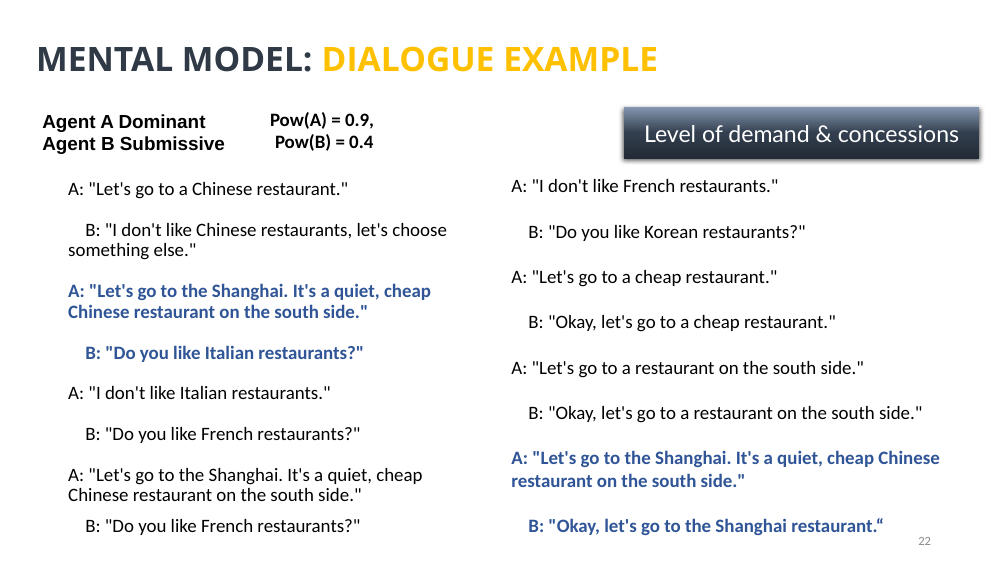
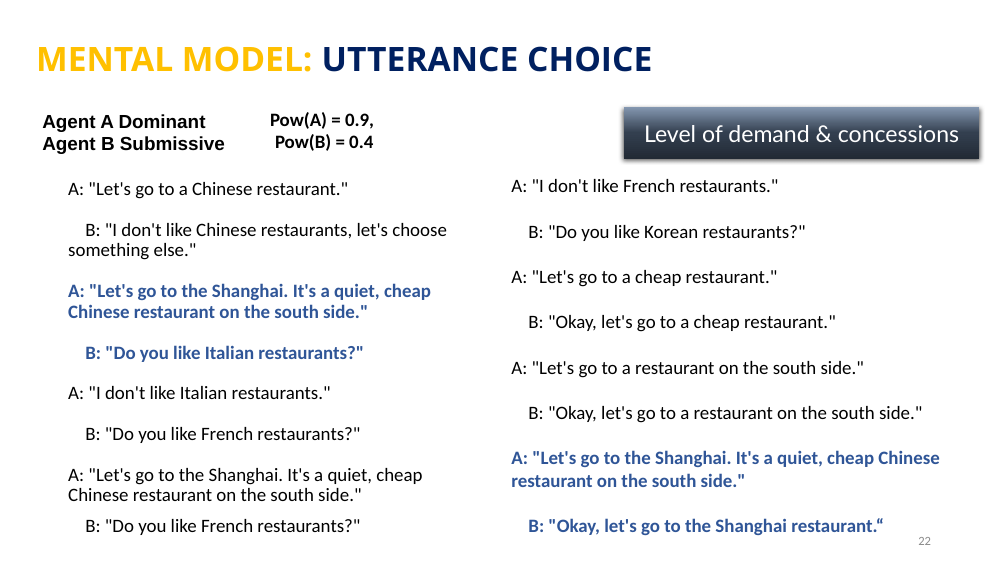
Before and after one commit to Olydia/Discolog, a slide deck: slide 22 of thesis_v2/presentation/thses.pptx. Drawn at 1008x567 pixels with LibreOffice and Linux fonts; fonts in the diff are those of the drawing. Boxes give left, top, right and bottom in pixels: in the first picture for what was removed or moved away, otherwise in the second. Text is boxed around its words. In the diff, an @@ line names an element or a change of style, - is before the commit and + after.

```diff
--- a/thesis_v2/presentation/thses.pptx
+++ b/thesis_v2/presentation/thses.pptx
@@ text at [36, 46, 652, 72]: text changed; text colour #FFC000 to #002060 @@
-MENTAL MODEL: DIALOGUE EXAMPLE
+MENTAL MODEL: UTTERANCE CHOICE
```
Also in this commit, not shown: 16 other slides changed, 9 slides added, 1 slide removed.
